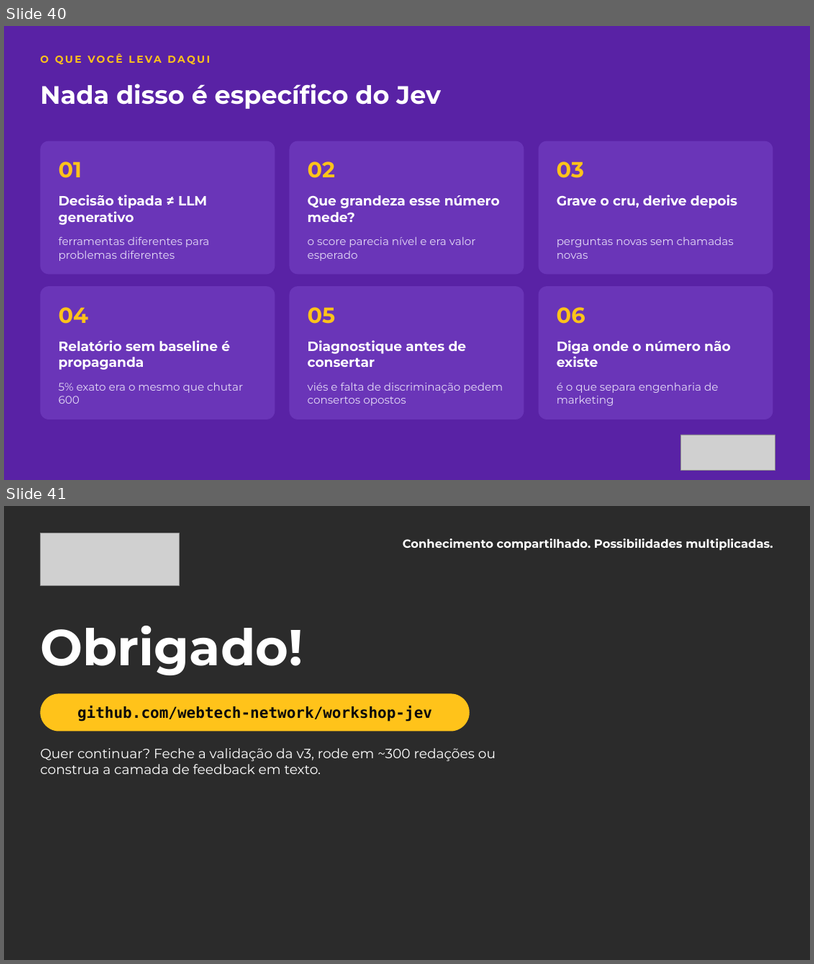
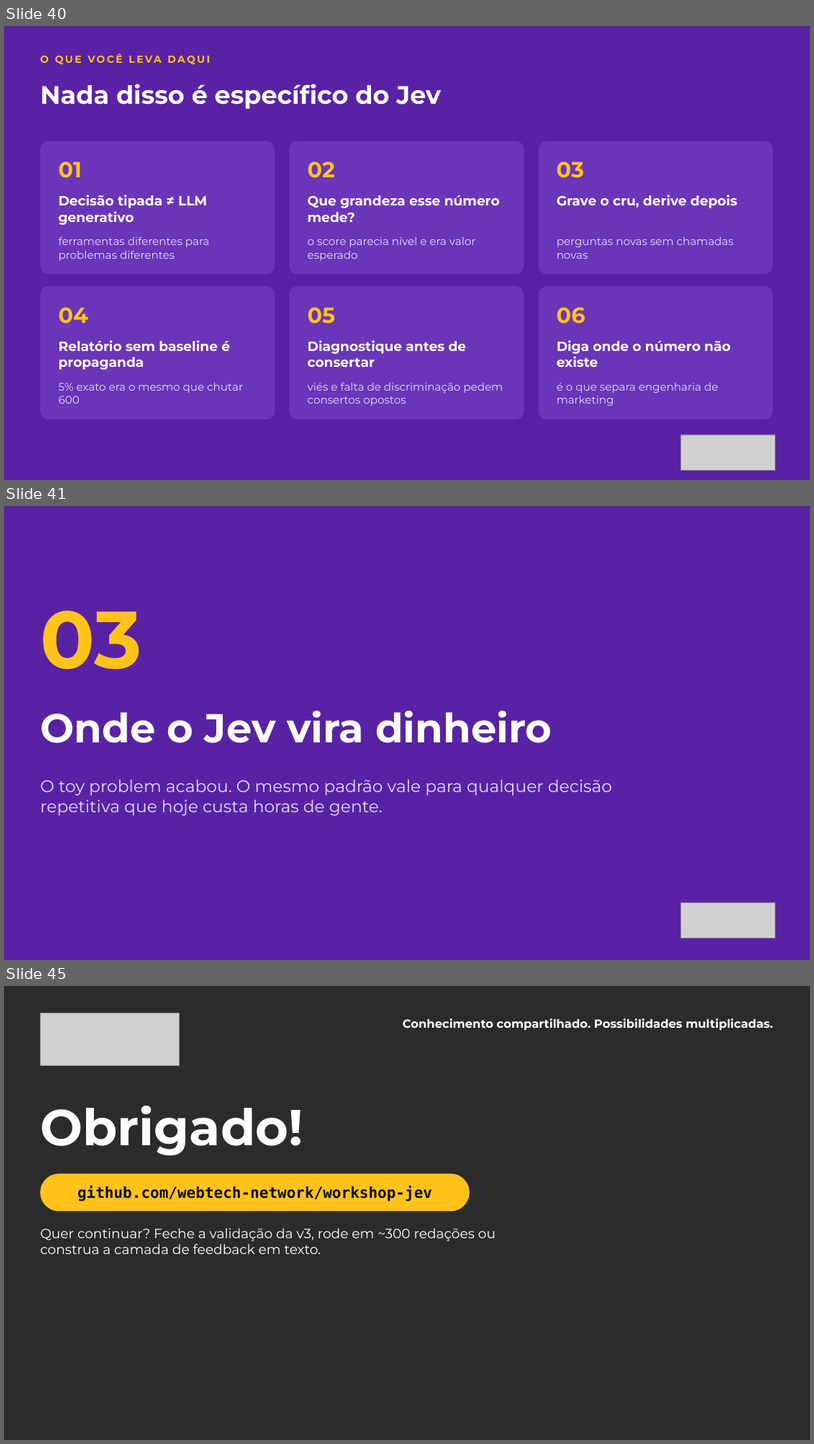
Before and after one commit to webtech-network/workshop-jev, a slide deck: docs/workshop-jev-apresentacao.pptx. Shown one above the other, each under a label of ours: slides 40 and 41 before the commit, slides 40, 41 and 45 after it; the slides between them are not shown. The pictures are 814x964 and 814x1444 pixels, drawn with LibreOffice and Linux fonts; fonts in the diff are those of the drawing; grey boxes stand for pictures; background and template pictures are left out; a plain dark background stands for a picture behind light text. Boxes give left, top, right and bottom in pixels: in the first picture for what was removed or moved away, otherwise in the second. Text is boxed around its words. In the diff, an @@ line names an element or a change of style, - is before the commit and + after.

```diff
--- a/docs/workshop-jev-apresentacao.pptx
+++ b/docs/workshop-jev-apresentacao.pptx
@@ slide 41 added at <box>4,506,810,960</box>, background #5922A5 @@
@@ text added at <box>40,610,142,669</box>, 96 pt, text #FFC31A, bold @@
+03
@@ title added at <box>40,710,553,743</box>, 48 pt, text #FFFFFF, bold @@
+Onde o Jev vira dinheiro
@@ text added at <box>40,779,612,816</box>, 20 pt, text #E4DAF7 @@
+O toy problem acabou. O mesmo padrão vale para qualquer decisão repetitiva que hoje custa horas de gente.
@@ picture added at <box>682,902,775,937</box> @@
@@ what was slide 41 is now slide 45 @@
```
Also in this commit, not shown: 3 other slides added.
